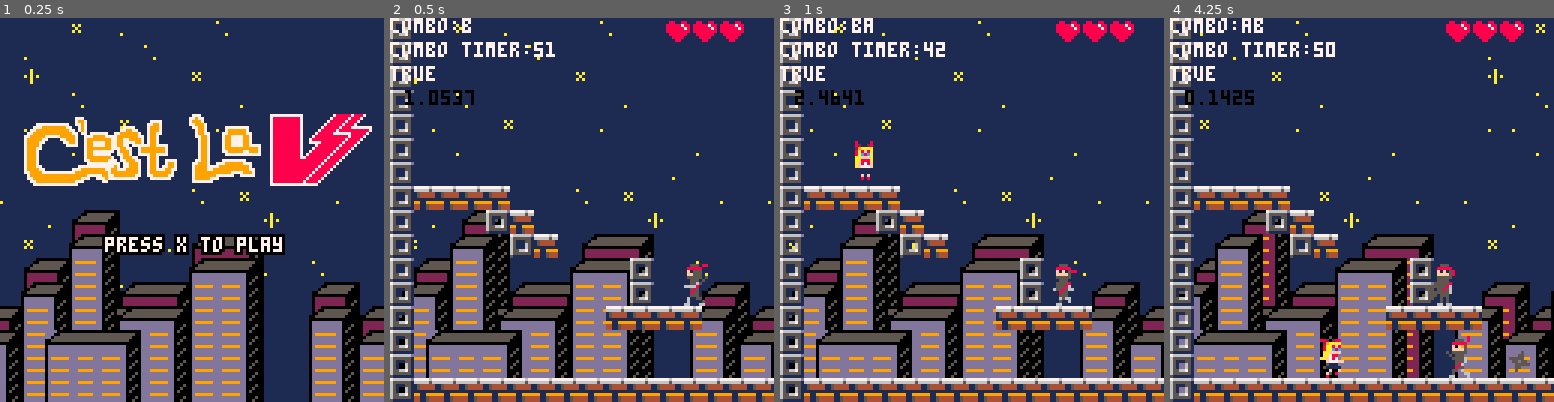
Above: before the commit, frames 1-4 (left to right).
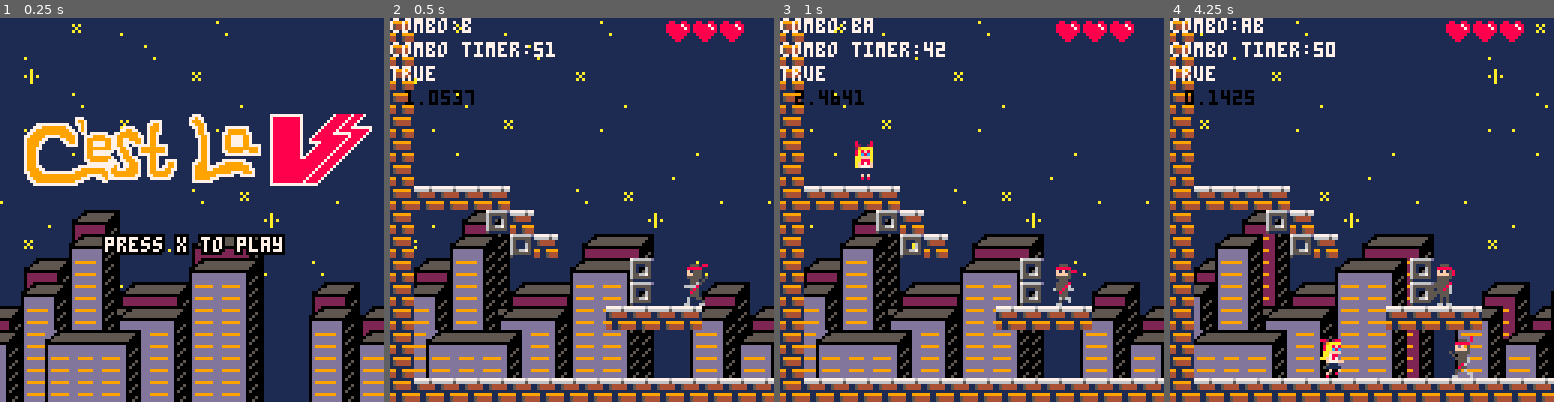
Above: after the commit, the same moments.

Repository: MarkNickerson/SailorV
Game: PICO-8 cartridge sailorv.p8
Two runs of this game, one before a commit and one after it. Both use one fixed random seed, a clock stepped at 60 frames per second and the inputs below.
Inputs:
- Up to frame 1 (0.25 s): no input
- Up to frame 2 (0.5 s): tap X (X key) at 0.33 s
- Up to frame 3 (1 s): tap O (Z key) at 0.7 s
- Up to frame 4 (4.25 s): tap X (X key) at 1.07, 1.85, 2.97, 4.08 s; hold Right 1.6-2.1 s; tap O (Z key) every 0.4 s from 1.7 to 4.1 s; hold Up 2.15-2.42 s; hold Right 2.47-3.03 s; hold Left 3.08-3.58 s; hold Down 3.63-3.97 s; hold Right from 4.02 s (still down)

Frame 1 is identical in both runs. In frame 2, 4.8% of the frame differs, in the area x 0-7%, y 0-100%; in frame 3, 4.8%; in frame 4, 5.2%, in the area x 0-94%, y 0-100%.

Commit message:
level 1 prototype

Diff:
--- a/sailorv.p8
+++ b/sailorv.p8
@@ -1008,24 +1008,24 @@
 0000000000000000000000000000000000000000000000000000000000000000020202020000020000000000000000000404040404040400000000000000000000000000000000000000000000000004000000000000000000000000000000000000000000000000000000000000000000000000000000000000000000000000
 0000000000000000000000000000000000000000000000000000000000000000000000000000000000000000000000000000000000000000000000000000000000000000000000000000000000000000000000000000000000000000000000000000000000000000000000000000000000000000000000000000000000000000
 __map__
-2600000000000000000000000000000000000000000000000000000000000000000000000000000000000000000000000000000000000000000000000000000000000000000000000000000000000000000000000000000000000000000000000000000000000000000000000000000000000000000000000000000000000000
-2600000000000000000000000000000000000000000000000000000000000000000000000000000000000000000000000000000000000000000000000000000000000000000000000000000000000000000000000000000000000000000000000000000000000000000000000000000000000000000000000000000000000000
-2600000000000000000000000000000000000000000000000000000000000000000000000000000000000000000000000000000000000000000000000000000000000000000000000000000000000000000000000000000000000000000000000000000000000000000000000000000000000000000000000000000000000000
-2600000000000000000000000000000000000000000000000000000000000000000000000000000000000000000000000000000000000000000000000000000000000000000000000000000000000000000000000000000000000000000000000000000000000000000000000000000000000000000000000000000000000000
-2600000000000000000000000000000000000000000000000000000000000000000000000000000000000000000000000000000000000000000000000000000000000000000000000000000000000000000000000000000000000000000000000000000000000000000000000000000000000000000000000000000000000000
-2600000000000000000000000000000000000000000000000000000000000000000000000000000000000000000000000000000000000000000000000000000000000000000000000000000000000000000000000000000000000000000000000000000000000000000000000000000000000000000000000000000000000000
-2600000000000000000000000000000000000000000000000000000000000000000000000000000000000000000000000000000000000000000000000000000000000000000000000000000000000000000000000000000000000000000000000000000000000000000000000000000000000000000000000000000000000000
-2622222222000000000000000000000000000000000000000000000000000000000000000000000000000000000000000000000000000000000000000000000000000000000000000000000000000000000000000000000000000000000000000000000000000000000000000000000000000000000000000000000000000000
-2600000026220000000000000000000000000000000000000000000000000000000000000000000000000000000000000000000000000000000000000000000000000000000000000000000000000000000000000000000000000000000000000000000000000000000000000000000000000000000000000000000000000000
-2600000000262200000000000000000000000000000000000000000000000000000000000000000000000000000000000000000000000000000000000000000000000000000000000000000000000000000000000000000000000000000000000000000000000000000000000000000000000000000000000000000000000000
-2600000000000000000026000000000000000000000000000000000000000000000000000000000000000000000000000000000000000000000000000000000000000000000000000000000000000000000000000000000000000000000000000000000000000000000000000000000000000000000000000000000000000000
-2600000000000000000026000000000000000000000000000000000000000000000000000000000000000000000000000000000000000000000000000000000000000000000000000000000000000000000000000000000000000000000000000000000000000000000000000000000000000000000000000000000000000000
-2600000000000000272222222200000000000000000000000000000000000000000000000000000000000000000000000000000000000000000000000000000000000000000000000000000000000000000000000000000000000000000000000000000000000000000000000000000000000000000000000000000000000000
-2600000000000000000000000000000000000000000000000000000000000000000000000000000000000000000000000000000000000000000000000000000000000000000000000000000000000000000000000000000000000000000000000000000000000000000000000000000000000000000000000000000000000000
-26000000002c0000000000000000000000000000000000000000000000000000000000000000000000000000000000000000000000000000000000000000000000000000000000000000000000000000000000000000000000000000000000000000000000000000000000000000000000000000000000000000000000000000
-2622222222222222222222222222222222222222222222222200000000000000000000000000000000000000000000000000000000000000000000000000000000000000000000000000000000000000000000000000000000000000000000000000000000000000000000000000000000000000000000000000000000000000
-0000000000000000000000000000000000000000000000003900370000003a00000000000000000000000000000000000000000000000000000000000000000000000000000000000000000000000000000000000000000000000000000000000000000000000000000000000000000000000000000000000000000000000000
-0000000000000000000000000000000000000000000037000000003a00000000000000000000000000000000000000000000000000000000000000000000000000000000000000000000000000000000000000000000000000000000000000000000000000000000000000000000000000000000000000000000000000000000
+2000000000000000000000000000000000000000000000000000000000000000000000000000000000000000000000000000000000000000000000000000000000000000000000000000000000000000000000000000000000000000000000000000000000000000000000000000000000000000000000000000000000000000
+2000000000000000000000000000000000000000000000000000000000000000000000000000000000000000000000000000000000000000000000000000000000000000000000000000000000000000000000000000000000000000000000000000000000000000000000000000000000000000000000000000000000000000
+2000000000000000000000000000000000000000000000000000000000000000000000000000000000000000000000000000000000000000000000000000000000000000000000000000000000000000000000000000000000000000000000000000000000000000000000000000000000000000000000000000000000000000
+2000000000000000000000000000000000000000000000000000000000000000000000000000000000000000000000000000000000000000000000000000000000002727272727000000000000000000000000000000000000000000000000000000000000000000000000000000000000000000000000000000000000000000
+2000000000000000000000000000000000000000000000000000000000000000000000000000000000000000000000000000000000000000000000000000000000002020202000000000000000000000000000000000000000000000000000000000000000000000000000000000000000000000000000000000000000000000
+2000000000000000000000000000000000000000000000000000000000000000000000000000000000000000000000000000000000000000000000000000000000002020202000000000000000000000000000000000000000000000000000000000000000000000000000000000000000000000000000000000000000000000
+2000000000000000000000000000000000000000000000000000000000000000000000000000000000000000000000000000000022222222222222222222222222222020202000000000270000000000000000000000000000000000000000000000000000000000000000000000000000000000000000000000000000000000
+2022222222000000000000000000000000000000000000000000000000000000000000000000000000000000000000000000000000000000000000000000000000000000000000000000270000000000000000000000000000000000000000000000000000000000000000000000000000000000000000000000000000000000
+2000000026220000000000000000000000000000272222222200000000000000000000000000000000000000000000282828282800000000000000000000000000000000000000000000270000000000000000000000000000000000000000000000000000000000000000000000000000000000000000000000000000000000
+2000000000262200000000000000000000000000202020202000000000272700270000000000000000000027272722222228000000000000000000000000000000000000000000000000270000000000000000000000000000000000000000000000000000000000000000000000000000000000000000000000000000000000
+2000000000000000000026000000000000000000202020202000272727272222222200000000000000000000000000000000000000000000000000000000000000000000000000000000270000000000000000000000000000000000000000000000000000000000000000000000000000000000000000000000000000000000
+2000000000000000000026000000000000000027202020202022222222222020202000000000000000000000000000000000000000000000000000000000000000000000000000000000270000000000000000232300000000000000000000000000000000000000000000000000000000000000000000000000000000000000
+2000000000000000272222222200000000000022202020202020202020202727272700000000000000000000000000000000000022222222000000000000000000000000000000000000000000000000000023000023000000000000000000000000000000000000000000000000000000000000000000000000000000000000
+2000000000000000000000000000000000000000202020202020202020202727000000222222220000000000000000000000000000000000000000000000000000000000000000000000000000000000000000000000000000000000000000000000000000000000000000000000000000000000000000000000000000000000
+20000000002c0000000000000000000000000000202020202020202020202727000000202020200000000000000000000000000000000000002828282828280000000000000000000000000000000000000000000000000000000000000000000000000000000000000000000000000000000000000000000000000000000000
+2022222222222222222222222222222222222222202020202020202020202020202020202020202020202020202020202020000000000000002828282727272727272727272727272727272720202020202020202020202000000000000000000000000000000000000000000000000000000000000000000000000000000000
+0000000000000000000000000000000000000000000000003900370000003a00000000000000000000000000000000000000000000000000002800000000000000000000000000000000272720202020202020202020202000000000000000000000000000000000000000000000000000000000000000000000000000000000
+0000000000000000000000000000000000000000000037000000003a00000000000000000000000000000000000000000000000000000000000000000000000000000000000000000000272720202020202020202020202000000000000000000000000000000000000000000000000000000000000000000000000000000000
 0000000000000000000000000000000000000000000038000000000000390000000000000000000000000000000000000000000000000000000000000000000000000000000000000000000000000000000000000000000000000000000000000000000000000000000000000000000000000000000000000000000000000000
 0000000000000000000000000000000000000000000000003a00000000000037000000000000000000000000000000000000000000000000000000000000000000000000000000000000000000000000000000000000000000000000000000000000000000000000000000000000000000000000000000000000000000000000
 0000000000000000000000000000000000000000000037370000390000003700000000000000000000000000000000000000000000000000000000000000000000000000000000000000000000000000000000000000000000000000000000000000000000000000000000000000000000000000000000000000000000000000
